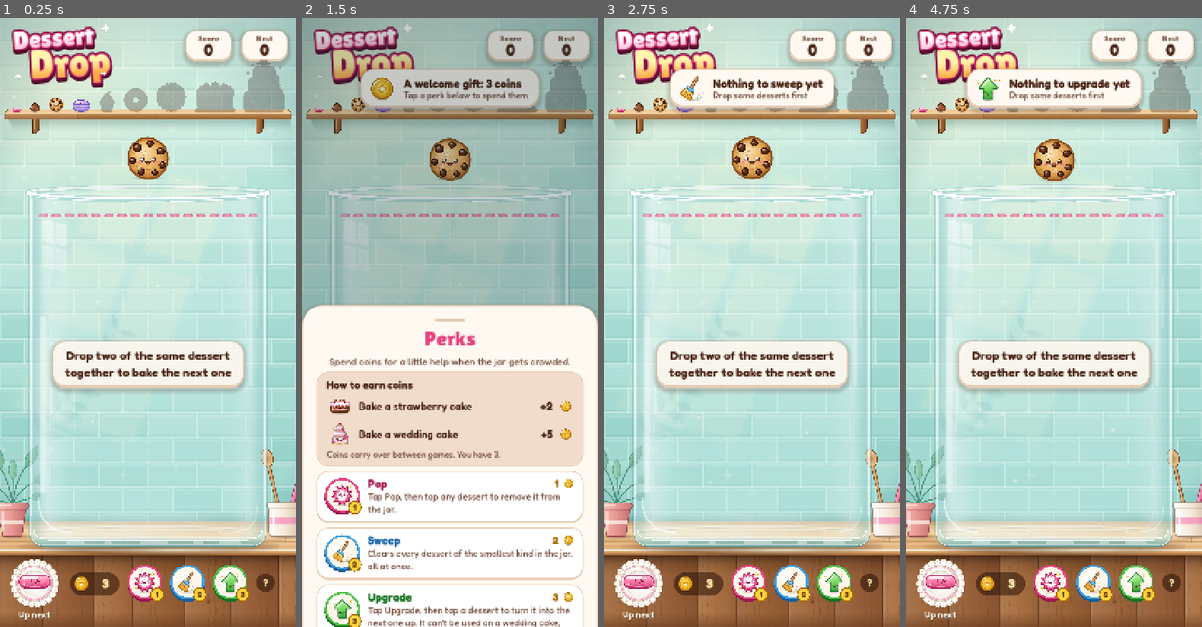
Above: before the commit, frames 1-4 (left to right).
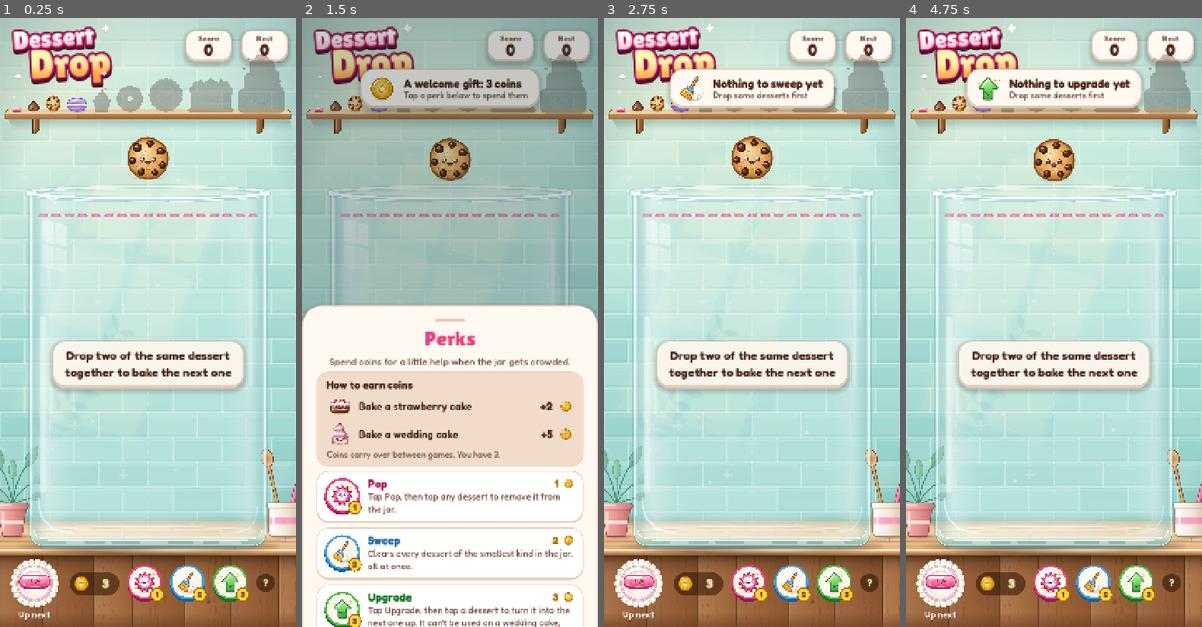
Above: after the commit, the same moments.

Repository: jonstuebe/dessert-drop
Game: Godot game, scene res://scenes/main.tscn
The game is run twice, just before and just after one commit, with the same random seed, the same clock (stepped at 60 frames per second) and the same inputs.
Inputs (mouse positions are in pixels of both pictures, inside the frame that each line leads up to):
- Up to frame 1 (0.25 s): no input
- Up to frame 2 (1.5 s): click "3" at 0.5 s; click (447, 584) at 1.27 s
- Up to frame 3 (2.75 s): click (790, 584) at 2.02 s
- Up to frame 4 (4.75 s): click (1136, 584) at 2.77 s; click "?" at 3.5 s; click "Got it" at 4.25 s

The runs differ from the first frame. In frame 1, 1.3% of the frame differs, in the area x 4-97%, y 6-16%; in frame 2, 0.5%; in frame 3, 0.6%; in frame 4, 0.6%.

Commit message:
Tighten shelf spacing so desserts can be larger

Diff:
--- a/scripts/hud.gd
+++ b/scripts/hud.gd
@@ -207,9 +207,9 @@
 		heights.append(h)
 		widths.append(w)
 		total += w
-	# Fill the shelf's full width: grow the row (up to 120 px tall, so it stays
+	# Fill the shelf's full width: grow the row (up to 135 px tall, so it stays
 	# clear of the header), then spread what's left over as even gaps.
-	var fit := minf((660.0 - 10.0 * 8) / total, 120.0 / 90.0)
+	var fit := minf((660.0 - 10.0 * 8) / total, 135.0 / 90.0)
 	var gap := (660.0 - total * fit) / 8.0
 	var x := 360.0 - 660.0 / 2.0
 	for i in Tiers.count():
